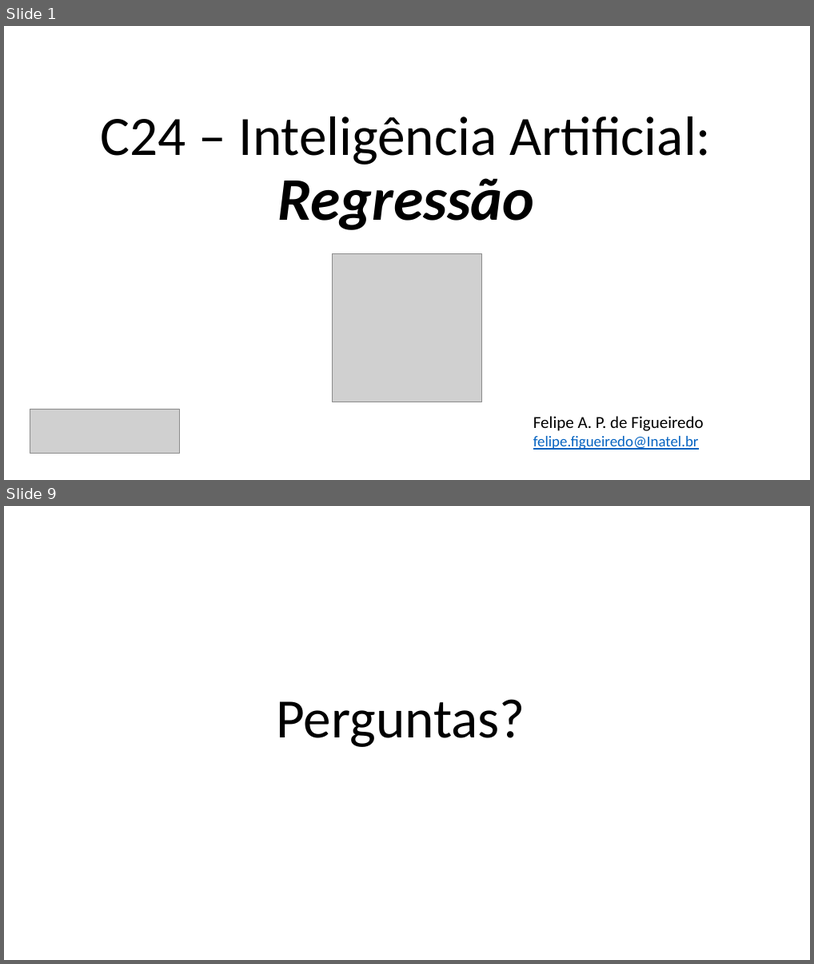
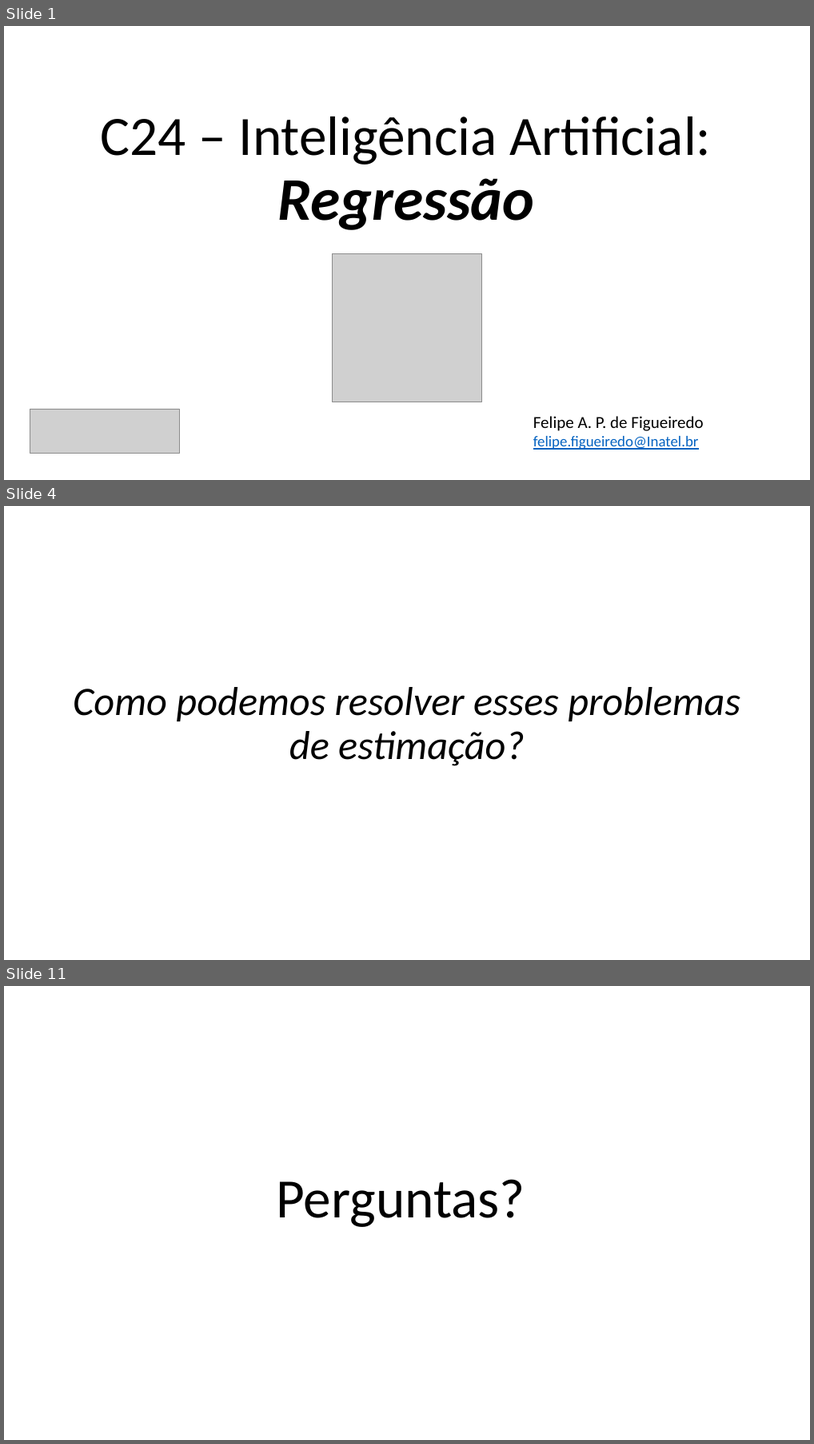
Before and after one commit to zz4fap/c24_inteligencia_artificial, a slide deck: slides/C24_Regressão.pptx. Shown one above the other, each under a label of ours: slides 1 and 9 before the commit, slides 1, 4 and 11 after it; the slides between them are not shown. The pictures are 814x964 and 814x1444 pixels, drawn with LibreOffice and Linux fonts; fonts in the diff are those of the drawing; grey boxes stand for pictures. Boxes give left, top, right and bottom in pixels: in the first picture for what was removed or moved away, otherwise in the second. Text is boxed around its words. In the diff, an @@ line names an element or a change of style, - is before the commit and + after.

```diff
--- a/slides/C24_Regressão.pptx
+++ b/slides/C24_Regressão.pptx
@@ slide 4 added at (4, 506, 810, 960), background #FFFFFF @@
@@ text added at (73, 687, 741, 766), 48 pt, text #000000, italic @@
+Como podemos resolver esses problemas de estimação?
@@ what was slide 9 is now slide 11 @@
```
Also in this commit, not shown: 8 other slides added, 7 slides removed.
